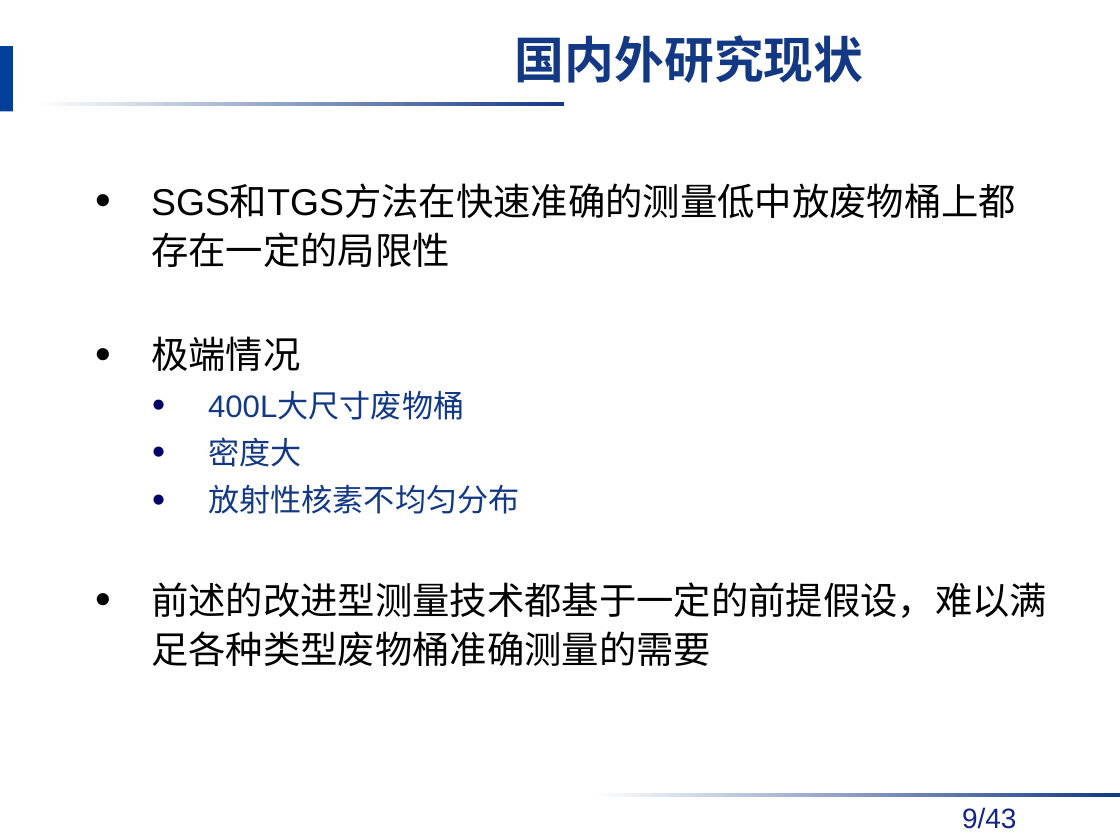
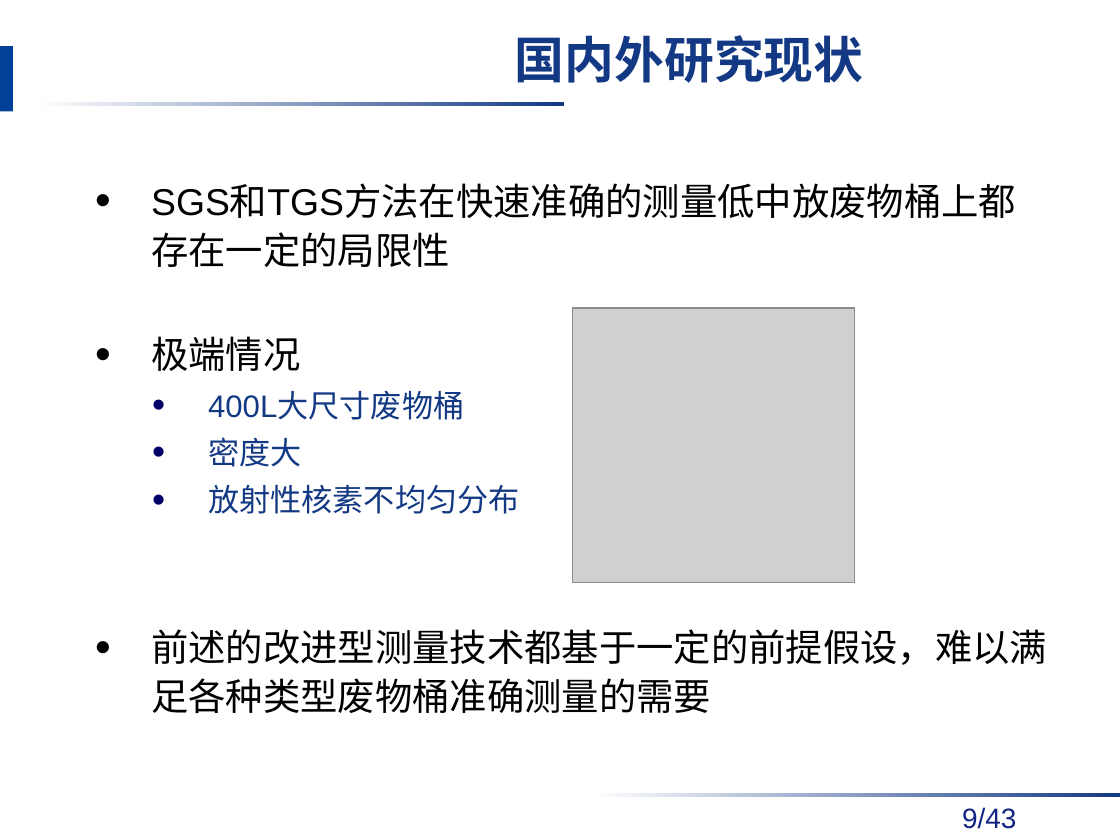
Before and after one commit to danxibao/NDAPapers, a slide deck: slide 9 of 答辩/毕业答辩报告v2-饶开源.pptx. Drawn at 1120x840 pixels with LibreOffice and Linux fonts; fonts in the diff are those of the drawing; grey boxes stand for pictures; background and template pictures are left out. Boxes give left, top, right and bottom in pixels: in the first picture for what was removed or moved away, otherwise in the second. Text is boxed around its words. In the diff, an @@ line names an element or a change of style, - is before the commit and + after.

Commit message:
0111

```diff
--- a/答辩/毕业答辩报告v2-饶开源.pptx
+++ b/答辩/毕业答辩报告v2-饶开源.pptx
@@ text "SGS和TGS方法在快速准确的测量低中放废物桶上都存在一定的局限性" rewrapped from box(151, 336, 1047, 666) to box(151, 336, 1047, 713) @@
@@ picture added at box(572, 308, 855, 582) @@
```
